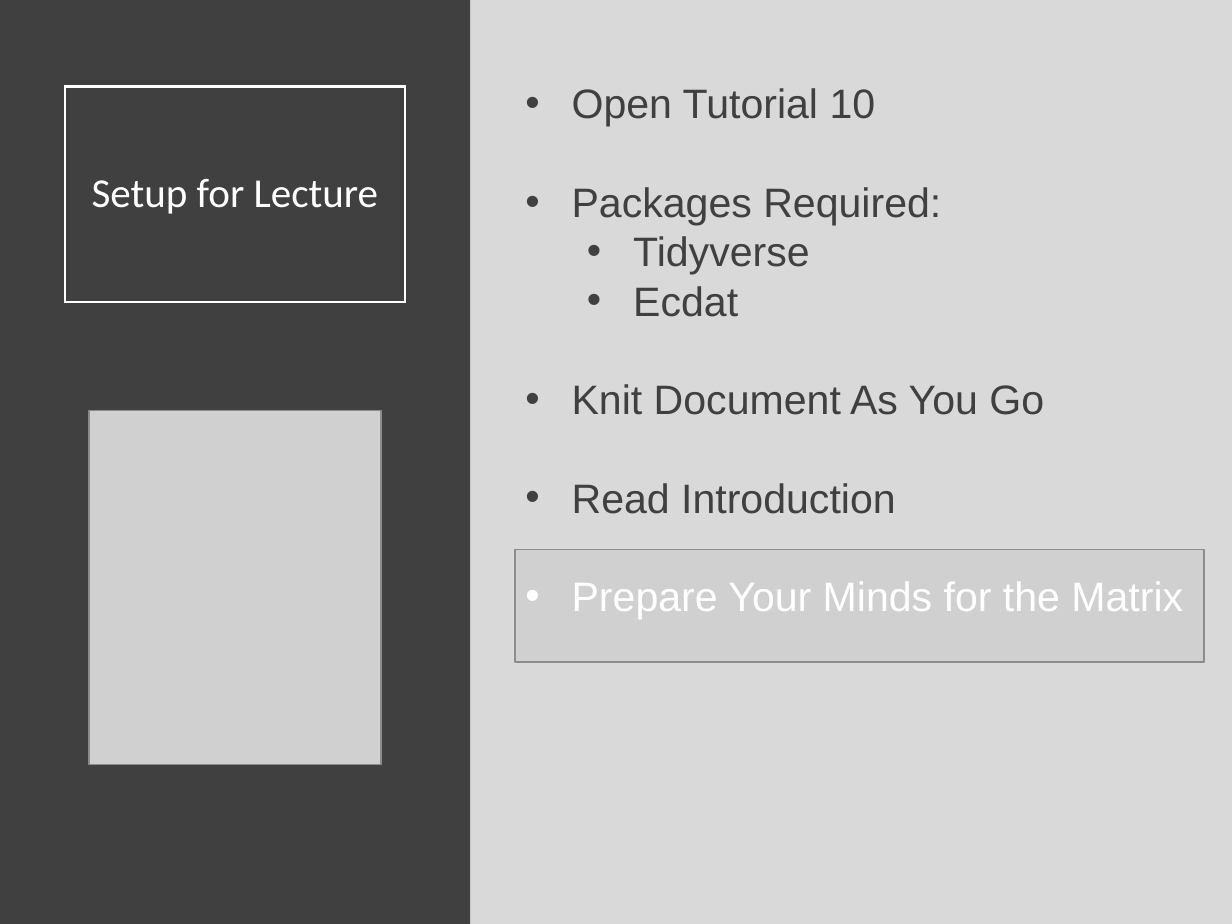
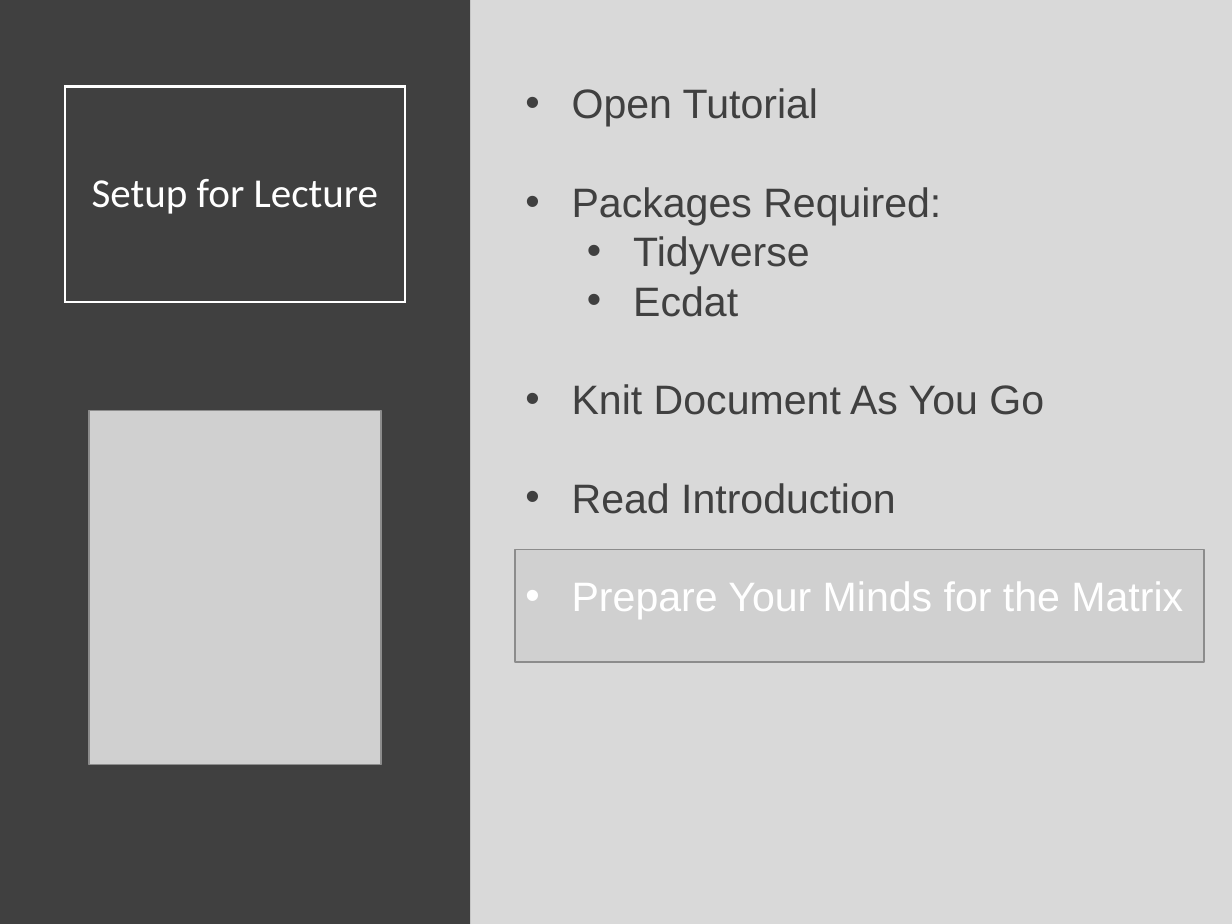
Before and after one commit to Yixf-Self/STOR320_WEBSITE, a slide deck: slide 2 of Lecture/Programming 2/Programming_2_Lecture.pptx. Drawn at 1232x924 pixels with LibreOffice and Linux fonts; fonts in the diff are those of the drawing; grey boxes stand for pictures. Boxes give left, top, right and bottom in pixels: in the first picture for what was removed or moved away, otherwise in the second. Text is boxed around its words. In the diff, an @@ line names an element or a change of style, - is before the commit and + after.

Commit message:
lecture 2 commit

```diff
--- a/Lecture/Programming 2/Programming_2_Lecture.pptx
+++ b/Lecture/Programming 2/Programming_2_Lecture.pptx
@@ text at [572,88,818,127]: text changed @@
-• Open Tutorial 10
+• Open Tutorial
```
Also in this commit, not shown: 1 other file.
